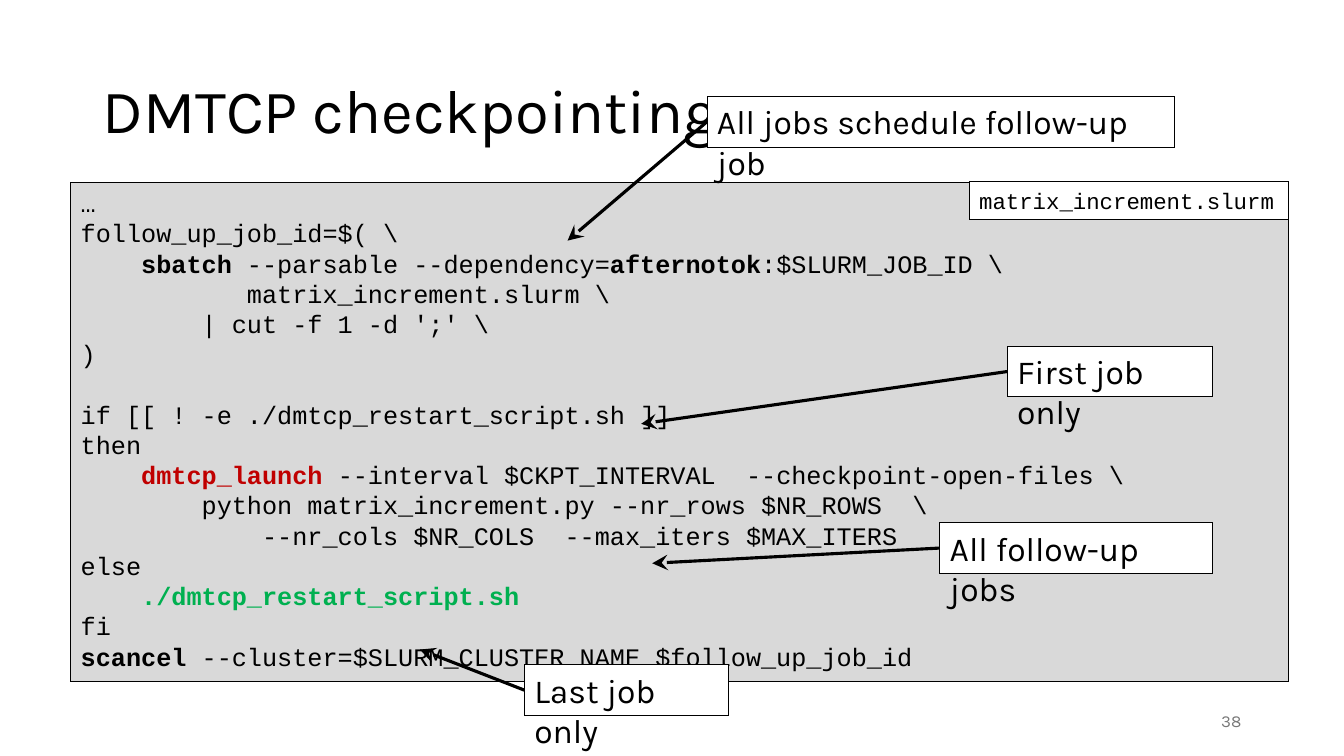
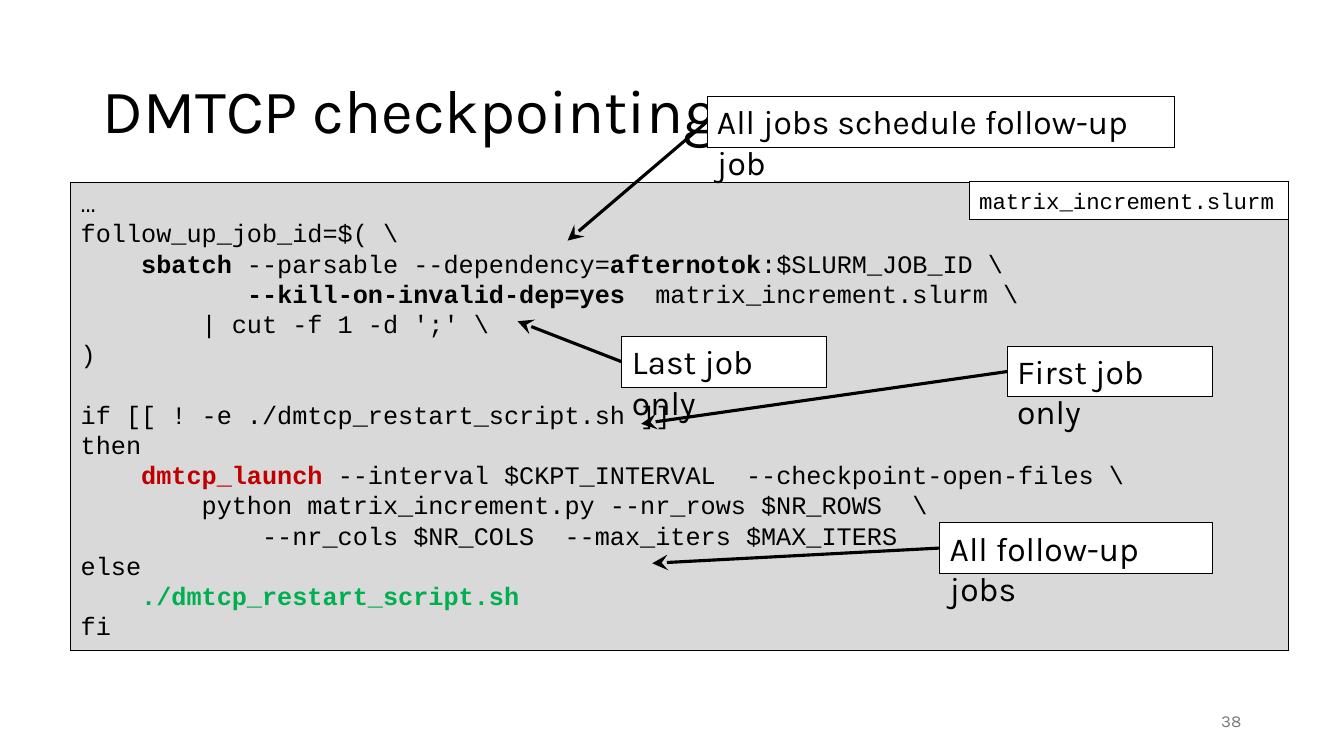
Before and after one commit to gjbex/Workflows-for-HPC, a slide deck: slide 38 of workflow_for_HPC.pptx. Drawn at 1344x756 pixels with LibreOffice and Linux fonts; fonts in the diff are those of the drawing. Boxes give left, top, right and bottom in pixels: in the first picture for what was removed or moved away, otherwise in the second. Text is boxed around its words. In the diff, an @@ line names an element or a change of style, - is before the commit and + after.

Commit message:
Simplify DMTCP workflow

```diff
--- a/workflow_for_HPC.pptx
+++ b/workflow_for_HPC.pptx
@@ rectangle "…": place and size @@
-rectangle "…" at [71,182,1289,682]
+rectangle "…" at [71,182,1289,650]
@@ text in rectangle at [141,254,988,309]: text changed @@
-sbatch --parsable --dependency=afternotok:$SLURM_JOB_ID \
-matrix_increment.slurm \
+sbatch --parsable --dependency=afternotok:$SLURM_JOB_ID \
+--kill-on-invalid-dep=yes matrix_increment.slurm \
@@ arrow moved from (524, 691) - (420, 649) to (622, 362) - (518, 322) @@
@@ rectangle "Last job only": place and size @@
-rectangle "Last job only" at [524,664,729,715]
+rectangle "Last job only" at [622,337,827,387]
@@ text in rectangle at [81,647,912,674]: paragraph removed @@
-scancel --cluster=$SLURM_CLUSTER_NAME $follow_up_job_id
```
Also in this commit, not shown: 2 other files.
